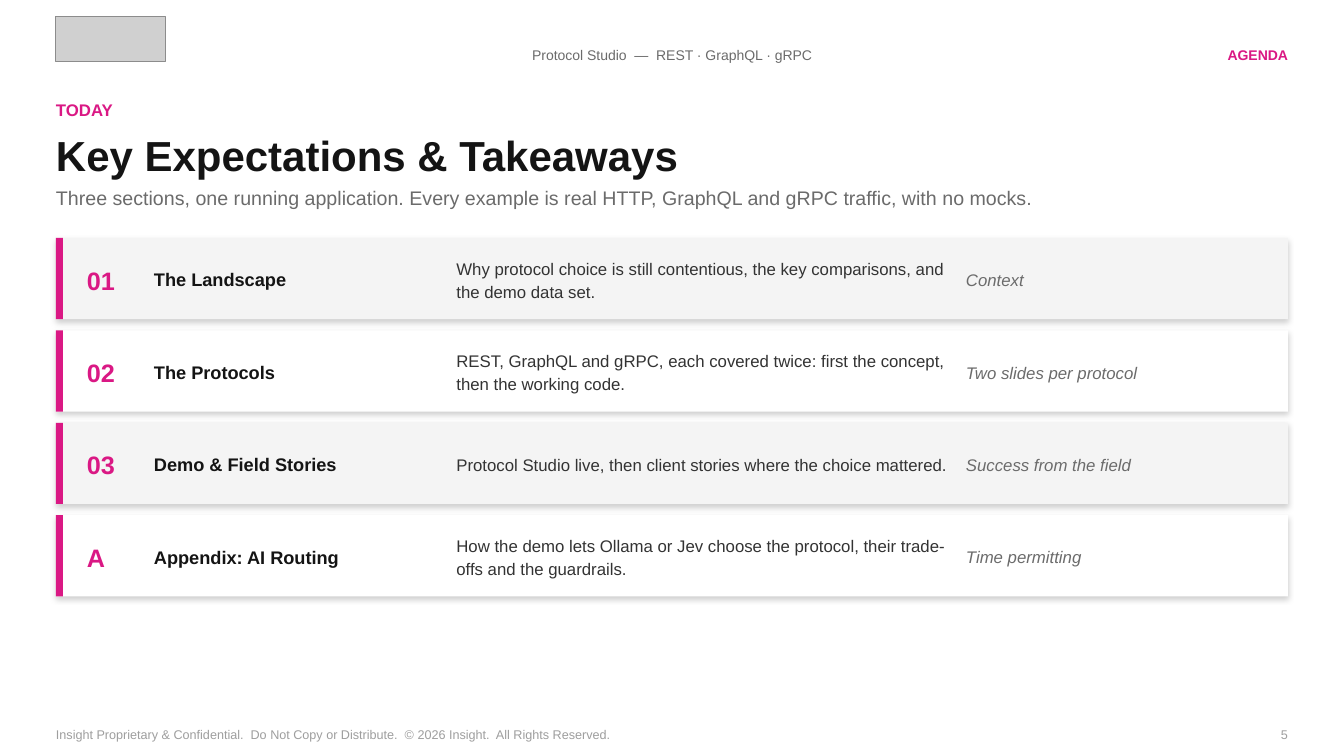
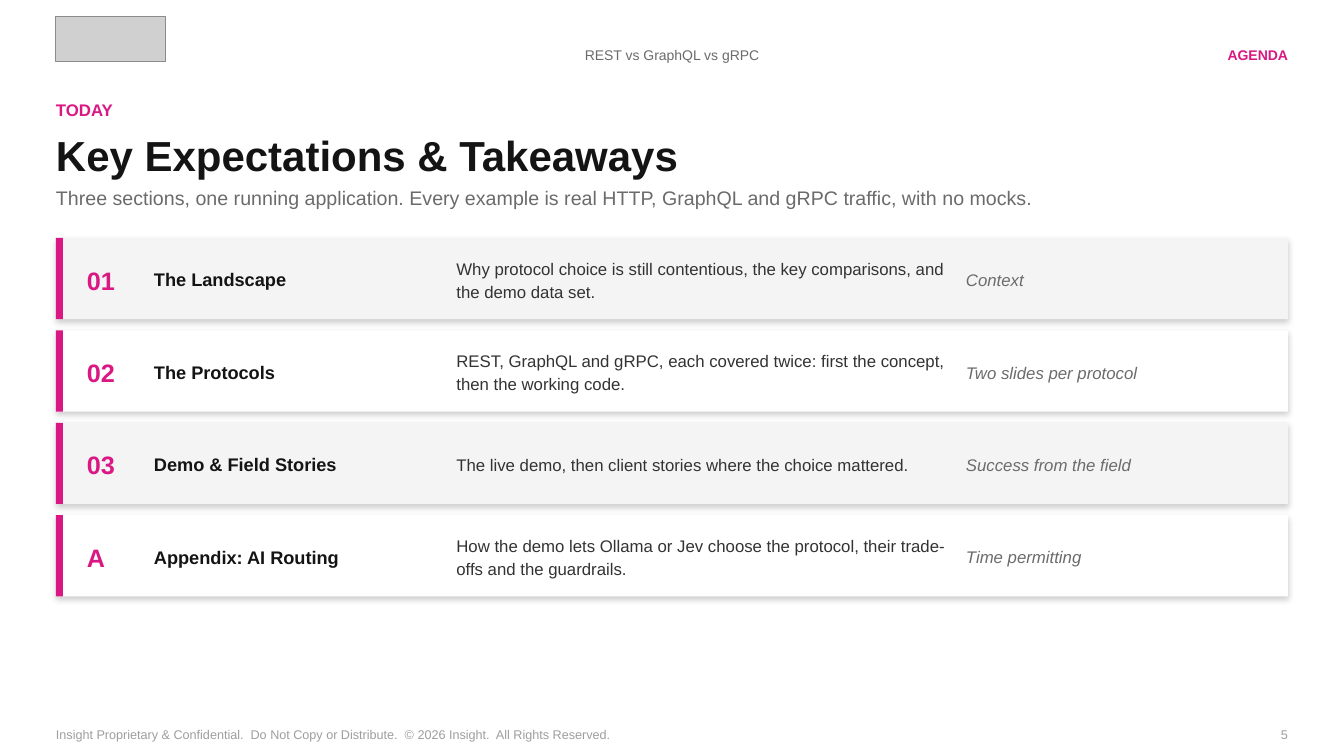
Before and after one commit to spietrek-insight/rest-graphql-grpc-ai-routing, a slide deck: slide 5 of presentation/rest-graphql-grpc-ai-routing-v6.pptx. Drawn at 1344x756 pixels with LibreOffice and Linux fonts; fonts in the diff are those of the drawing; grey boxes stand for pictures. Boxes give left, top, right and bottom in pixels: in the first picture for what was removed or moved away, otherwise in the second. Text is boxed around its words. In the diff, an @@ line names an element or a change of style, - is before the commit and + after.

```diff
--- a/presentation/rest-graphql-grpc-ai-routing-v6.pptx
+++ b/presentation/rest-graphql-grpc-ai-routing-v6.pptx
@@ text at bbox=[585, 50, 759, 63]: text changed @@
-Protocol Studio — REST · GraphQL · gRPC
+REST vs GraphQL vs gRPC
@@ text at bbox=[456, 459, 908, 473]: text changed @@
-Protocol Studio live, then client stories where the choice mattered.
+The live demo, then client stories where the choice mattered.
```
Also in this commit, not shown: 28 other slides changed, 1 other file.
